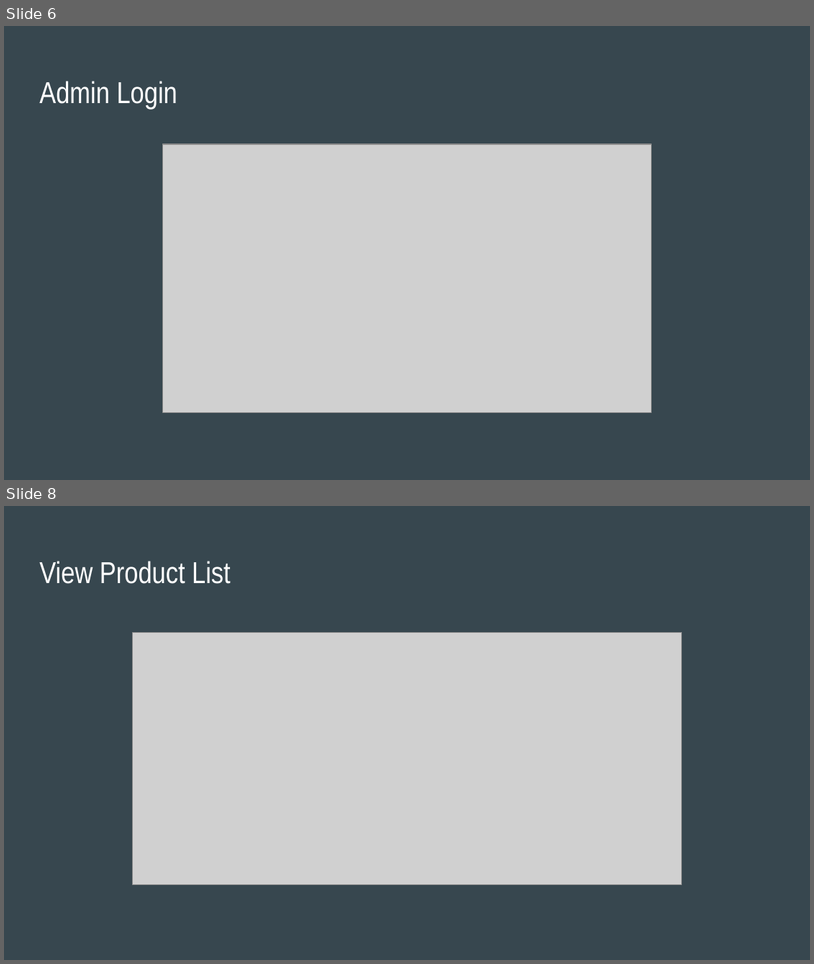
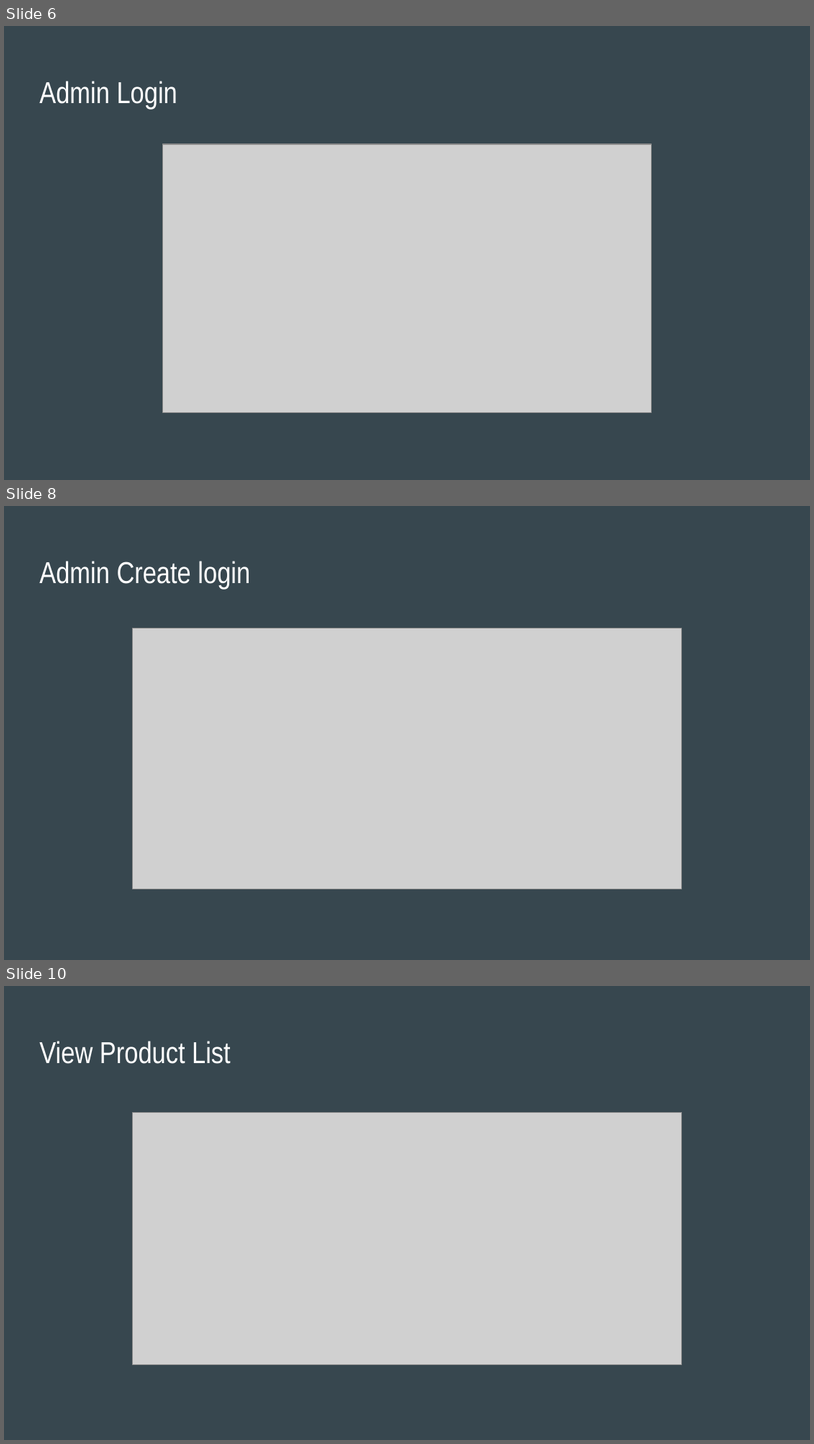
Before and after one commit to cwade432/WDV341Github, a slide deck: DogStore/Presentation/Online_Pet_Store.pptx. Shown one above the other, each under a label of ours: slides 6 and 8 before the commit, slides 6, 8 and 10 after it; the slides between them are not shown. The pictures are 814x964 and 814x1444 pixels, drawn with LibreOffice and Linux fonts; fonts in the diff are those of the drawing; grey boxes stand for pictures. Boxes give left, top, right and bottom in pixels: in the first picture for what was removed or moved away, otherwise in the second. Text is boxed around its words. In the diff, an @@ line names an element or a change of style, - is before the commit and + after.

```diff
--- a/DogStore/Presentation/Online_Pet_Store.pptx
+++ b/DogStore/Presentation/Online_Pet_Store.pptx
@@ slide 8 added at [4, 506, 810, 960], background #37474F @@
@@ title added at [39, 561, 250, 590], 27 pt, text #FFFFFF @@
+Admin Create login
@@ picture added at [132, 628, 682, 888] @@
@@ what was slide 8 is now slide 10 @@
```
Also in this commit, not shown: 3 slides changed, 1 other slide added.
